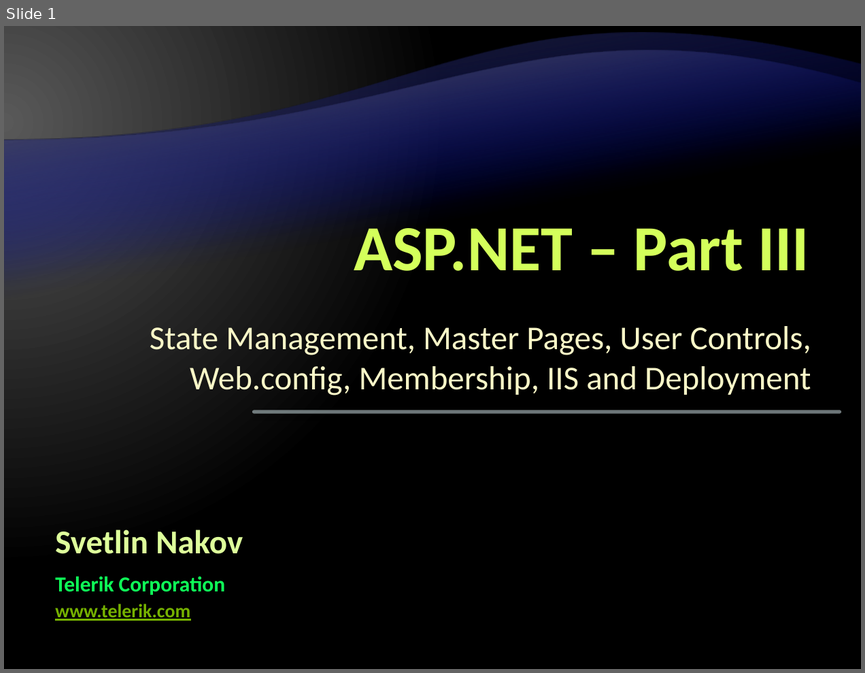
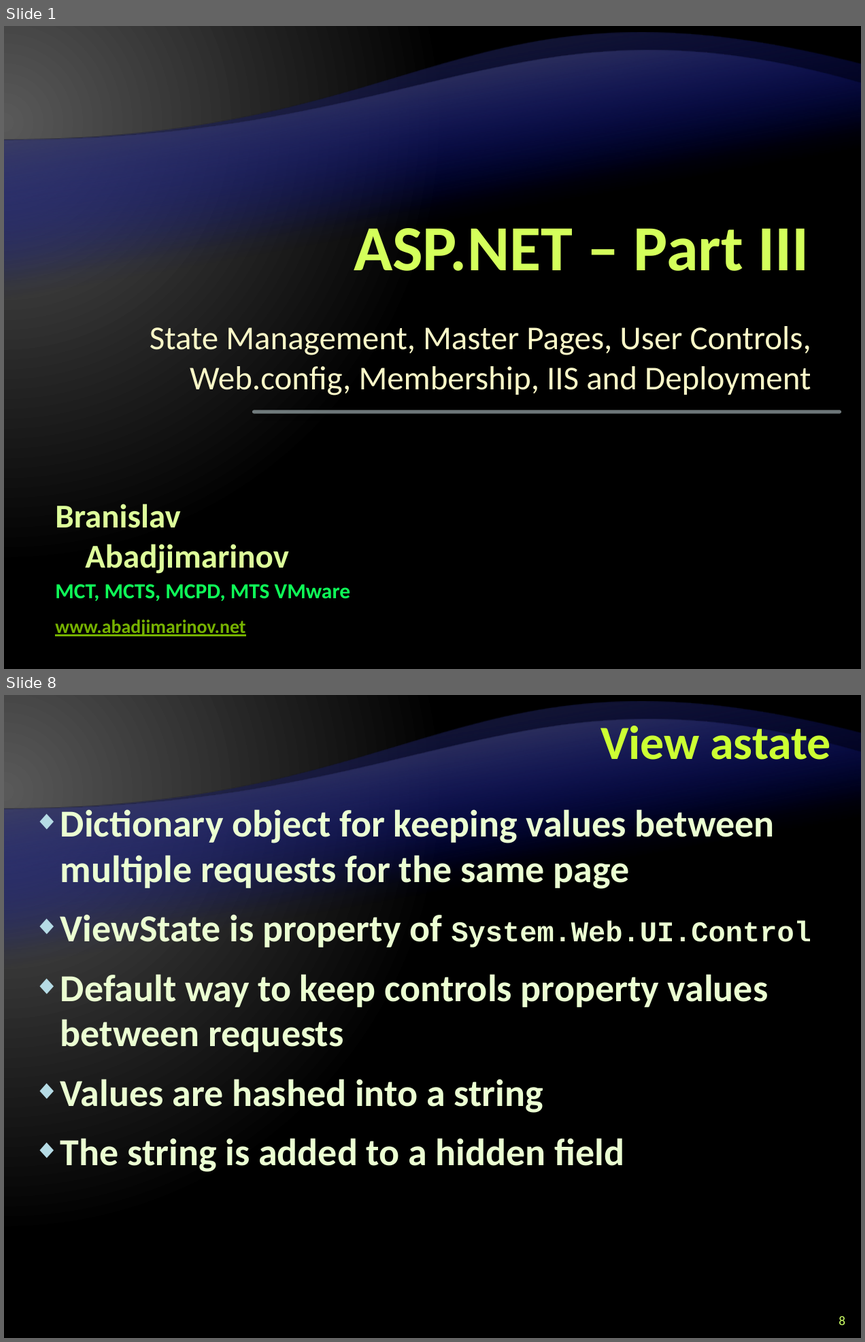
Before and after one commit to Graveheart/aspnetcourse, a slide deck: lectures/10. ASP.NET – Part III.pptx. Shown one above the other, each under a label of ours: slide 1 before the commit, slides 1 and 8 after it; the slides between them are not shown. The pictures are 865x673 and 865x1342 pixels, drawn with LibreOffice and Linux fonts; fonts in the diff are those of the drawing; background and template pictures are left out. Boxes give left, top, right and bottom in pixels: in the first picture for what was removed or moved away, otherwise in the second. Text is boxed around its words. In the diff, an @@ line names an element or a change of style, - is before the commit and + after.

```diff
--- a/lectures/10. ASP.NET – Part III.pptx
+++ b/lectures/10. ASP.NET – Part III.pptx
@@ slide 8 added at box(4, 695, 861, 1338), background gradient #595959 to #000000; not listed: 2 template elements that a slide beside it also shows @@
@@ title added at box(600, 719, 831, 760), 40 pt, text #CCFF33, bold @@
+View astate
@@ text added at box(60, 809, 811, 1172), 32 pt, text #EBFFD2, bold @@
+◆ Dictionary object for keeping values between multiple requests for the same page
+◆ ViewState is property of System.Web.UI.Control
+◆ Default way to keep controls property values between requests
+◆ Values are hashed into a string
+◆ The string is added to a hidden field
@@ page number added at box(838, 1316, 845, 1325), 11 pt, text #CCFF66 @@
+8
@@ slide 1 changed as well @@
@@ text at box(55, 503, 289, 573): text changed @@
-Svetlin Nakov
+Branislav Abadjimarinov
@@ text at box(55, 584, 351, 601): text changed @@
-Telerik Corporation
+MCT, MCTS, MCPD, MTS VMware
@@ text at box(55, 619, 245, 636): text changed @@
-www.telerik.com
+www.abadjimarinov.net
```
Also in this commit, not shown: 1 other slide changed, 45 other slides added, 1 other file.
